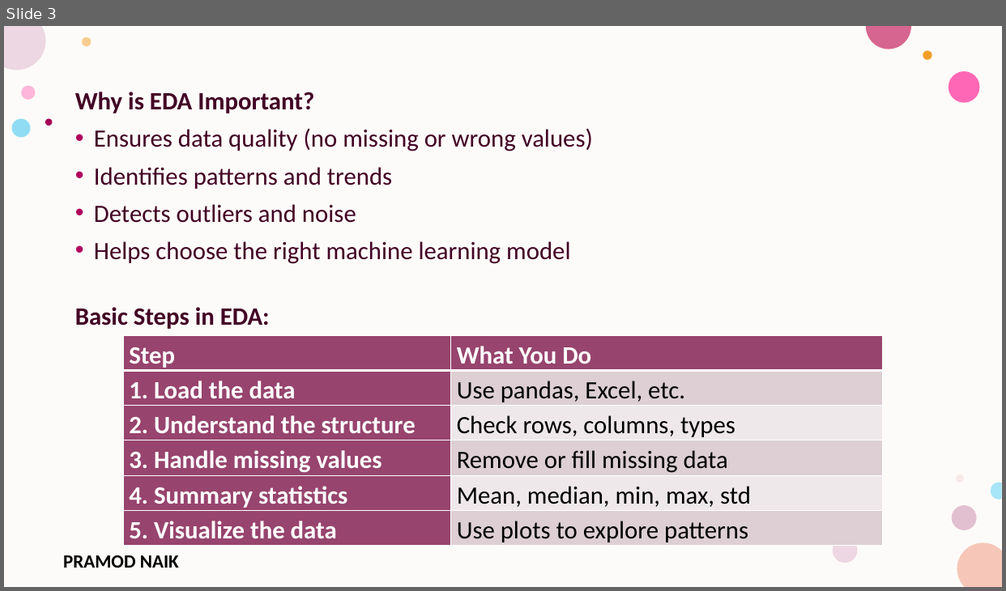
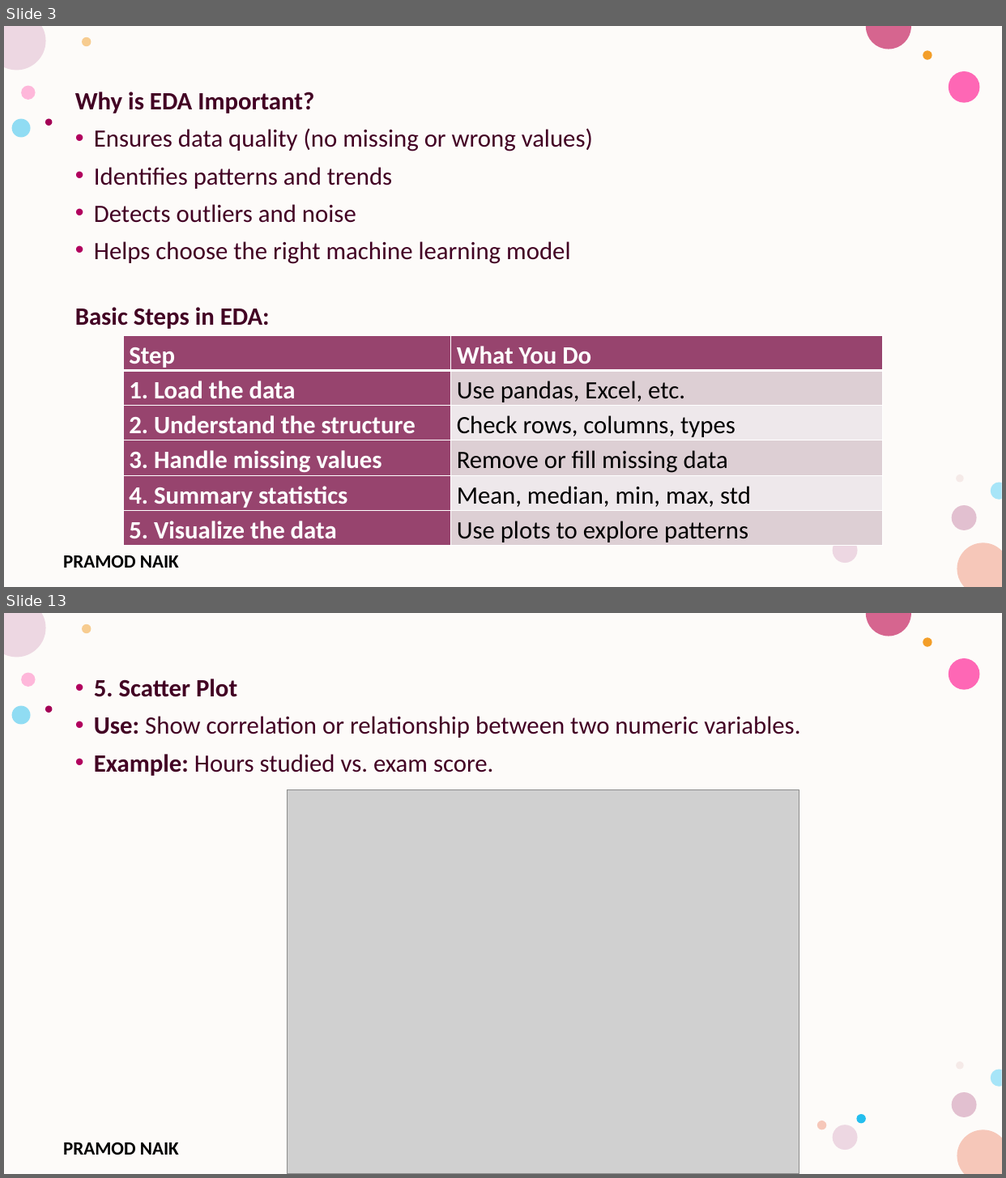
Before and after one commit to PRAMODNAIK-DEV/MCA-2nd-Sem-ML-Data-Analytics-Shridevi-College, a slide deck: Theory Class-Notes/Unit-5 Data Analytics and Real-World Applications.pptx. Shown one above the other, each under a label of ours: slide 3 before the commit, slides 3 and 13 after it; the slides between them are not shown. The pictures are 1006x591 and 1006x1178 pixels, drawn with LibreOffice and Linux fonts; fonts in the diff are those of the drawing; grey boxes stand for pictures; background and template pictures are left out. Boxes give left, top, right and bottom in pixels: in the first picture for what was removed or moved away, otherwise in the second. Text is boxed around its words. In the diff, an @@ line names an element or a change of style, - is before the commit and + after.

```diff
--- a/Theory Class-Notes/Unit-5 Data Analytics and Real-World Applications.pptx
+++ b/Theory Class-Notes/Unit-5 Data Analytics and Real-World Applications.pptx
@@ slide 13 added at [4, 613, 1002, 1174], background #FFFFFF; not listed: 17 template elements that a slide beside it also shows @@
@@ text added at [94, 679, 800, 776], 24 pt, text #420023 @@
+• 5. Scatter Plot
+• Use: Show correlation or relationship between two numeric variables.
+• Example: Hours studied vs. exam score.
@@ picture added at [287, 790, 799, 1174] @@
```
Also in this commit, not shown: 1 slide changed, 24 other slides added.
